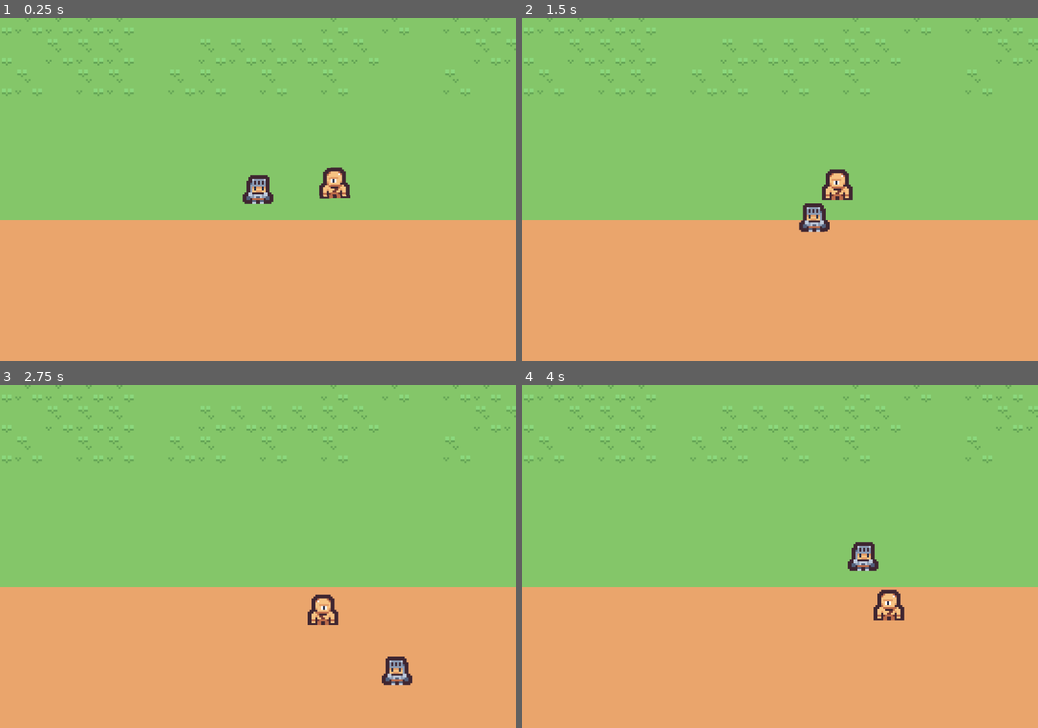
Above: before the commit, frames 1-4 (two rows, left to right).
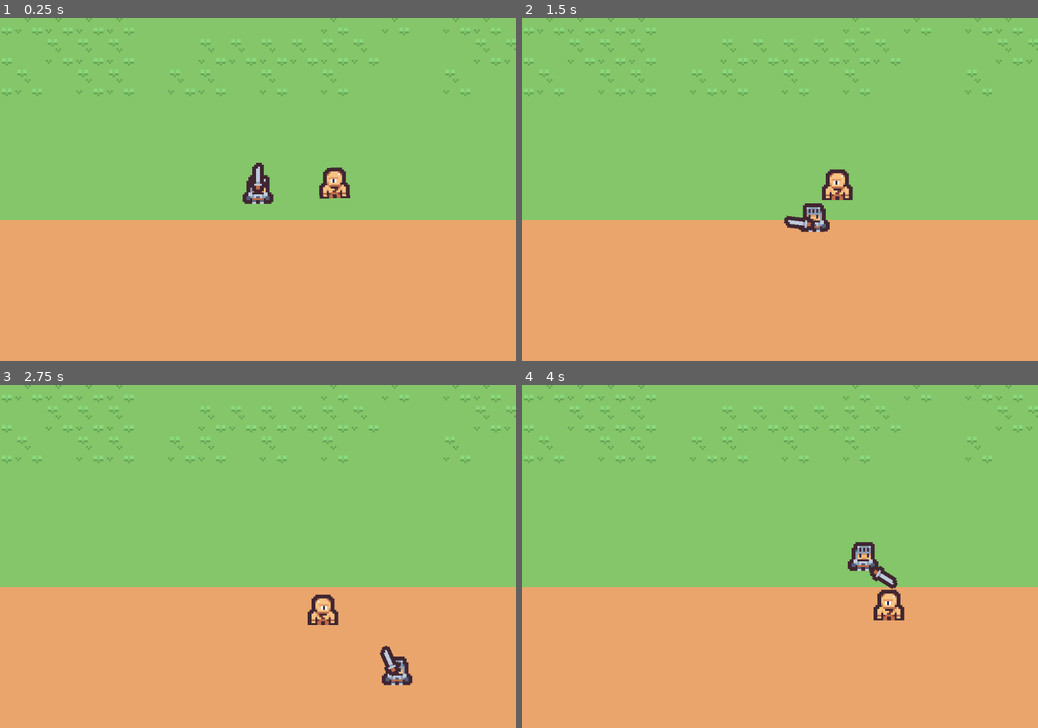
Above: after the commit, the same moments.

Repository: MohitWarrier/action-rpg
Game: Godot game, scene res://overworld.tscn
The game is run twice, just before and just after one commit, with the same random seed, the same clock (stepped at 60 frames per second) and the same inputs.
Inputs (mouse positions are in pixels of both pictures, inside the frame that each line leads up to):
- Up to frame 1 (0.25 s): no input
- Up to frame 2 (1.5 s): move the mouse to (893, 172) at 0.52 s; hold D (move_right) 0.53-1.28 s; click (893, 172) at 0.6 s; tap Enter at 1.25 s; move the mouse to (676, 206) at 1.27 s; hold S (move_down) from 1.28 s (still down); click (676, 206) at 1.35 s
- Up to frame 3 (2.75 s): move the mouse to (309, 481) at 2.02 s; release S (move_down) at 2.03 s; hold D (move_right) from 2.03 s (still down); click (309, 481) at 2.1 s
- Up to frame 4 (4 s): move the mouse to (754, 625) at 2.77 s; release D (move_right) at 2.78 s; hold W (move_up) 2.78-3.53 s; click (754, 625) at 2.85 s; move the mouse to (934, 607) at 3.52 s; hold A (move_left) from 3.53 s (still down); click (934, 607) at 3.6 s

The runs differ from the first frame. In frame 1, 0.2% of the frame differs, in the area x 48-52%, y 42-51%; in frame 2, 0.2%; in frame 3, 0.2%; in frame 4, 0.2%, in the area x 67-73%, y 52-60%.

Commit message:
Added a sword
Made some weapon scripts.
added a sword scene with simple jab attack animation

Diff:
--- /dev/null
+++ b/Scenes/Weapons/sword.tscn
@@ -0,0 +1,66 @@
+[gd_scene load_steps=7 format=3 uid="uid://njx75vipy5xj"]
+
+[ext_resource type="Script" uid="uid://nh7jsmvd3cwt" path="res://Scripts/Weapons/melee_weapon.gd" id="1_v4uo3"]
+[ext_resource type="Texture2D" uid="uid://y0wxnt6pofk3" path="res://Sprites/Items/Item_Sword.tres" id="2_x3ol0"]
+
+[sub_resource type="RectangleShape2D" id="RectangleShape2D_p0ssl"]
+size = Vector2(12, 6)
+
+[sub_resource type="Animation" id="Animation_u40xr"]
+length = 0.001
+tracks/0/type = "value"
+tracks/0/imported = false
+tracks/0/enabled = true
+tracks/0/path = NodePath("Sprite:position")
+tracks/0/interp = 1
+tracks/0/loop_wrap = true
+tracks/0/keys = {
+"times": PackedFloat32Array(0),
+"transitions": PackedFloat32Array(1),
+"update": 0,
+"values": [Vector2(10, 0)]
+}
+
+[sub_resource type="Animation" id="Animation_vldoy"]
+resource_name = "attack"
+length = 0.5
+tracks/0/type = "value"
+tracks/0/imported = false
+tracks/0/enabled = true
+tracks/0/path = NodePath("Sprite:position")
+tracks/0/interp = 1
+tracks/0/loop_wrap = true
+tracks/0/keys = {
+"times": PackedFloat32Array(0, 0.06666667, 0.16666667, 0.2, 0.3, 0.5),
+"transitions": PackedFloat32Array(1, 1, 1, 1, 1, 1),
+"update": 0,
+"values": [Vector2(10, 0), Vector2(8, 0), Vector2(8, 0), Vector2(14, 0), Vector2(14, 0), Vector2(10, 0)]
+}
+
+[sub_resource type="AnimationLibrary" id="AnimationLibrary_4op41"]
+_data = {
+&"RESET": SubResource("Animation_u40xr"),
+&"attack": SubResource("Animation_vldoy")
+}
+
+[node name="Sword" type="Node2D"]
+script = ExtResource("1_v4uo3")
+damage = 1
+hit_force = 100.0
+range = 30.0
+
+[node name="Sprite" type="Sprite2D" parent="."]
+position = Vector2(10, 0)
+rotation = 1.5707964
+texture = ExtResource("2_x3ol0")
+
+[node name="Hitbox" type="Area2D" parent="."]
+
+[node name="CollisionShape2D" type="CollisionShape2D" parent="Hitbox"]
+position = Vector2(15, 0)
+shape = SubResource("RectangleShape2D_p0ssl")
+
+[node name="AnimationPlayer" type="AnimationPlayer" parent="."]
+libraries = {
+&"": SubResource("AnimationLibrary_4op41")
+}
--- /dev/null
+++ b/Scripts/Character/character_weapons.gd
@@ -0,0 +1,33 @@
+class_name CharacterWeapons
+extends Node2D
+
+# enemies and players attack differently!
+
+@export var weapon_to_equip: PackedScene
+
+var current_weapon: Weapon
+
+@onready var character: Character = $".."
+
+
+func _ready() -> void:
+	if weapon_to_equip:
+		equip_weapon(weapon_to_equip)
+
+
+func equip_weapon(weapon: PackedScene) -> void:
+	# switch weapons
+	if current_weapon:
+		unequip_weapon()
+
+	current_weapon = weapon.instantiate()
+	add_child(current_weapon)
+	current_weapon.global_position = global_position
+	current_weapon.owner_character = character
+	current_weapon.equip()
+
+func unequip_weapon() -> void:
+	if not current_weapon:
+		return
+	current_weapon.unequip()
+	current_weapon.queue_free()
--- /dev/null
+++ b/Scripts/Character/player_weapons.gd
@@ -0,0 +1,12 @@
+class_name PlayerWeapons
+extends CharacterWeapons
+
+func _process(delta: float) -> void:
+	var mouse_pos: Vector2 = get_global_mouse_position()
+	var mouse_dir:Vector2 = global_position.direction_to(mouse_pos)
+
+	if current_weapon:
+		current_weapon.set_aim_direction(mouse_dir)
+
+		if Input.is_action_just_pressed("attack"):
+			current_weapon.try_use()
--- a/Scripts/Weapons/equip_item.gd
+++ b/Scripts/Weapons/equip_item.gd
@@ -1 +1,40 @@
-extends Node
+class_name EquipItem
+extends Node2D
+
+@export var use_rate: float = 0.5
+var last_use_time: float
+var aim_angle: float
+var owner_character: Character
+var can_use: bool = true
+
+func _process(delta: float) -> void:
+	global_rotation = lerp_angle(global_rotation, aim_angle, 40 * delta)
+
+
+func set_aim_direction(aim_direction: Vector2) -> void:
+	aim_angle = aim_direction.angle()
+
+
+func equip() -> void:
+	pass
+
+
+func unequip() -> void:
+	pass
+
+
+func try_use() -> bool:
+	if not can_use:
+		return false
+
+	# check if enough time has elapsed to use item again
+	if Time.get_unix_time_from_system() - last_use_time < use_rate:
+		return false
+
+	last_use_time = Time.get_unix_time_from_system()
+	use()
+	return true
+
+
+func use() -> void:
+	pass
--- /dev/null
+++ b/Scripts/Weapons/melee_weapon.gd
@@ -0,0 +1,17 @@
+class_name MeleeWeapon
+extends Weapon
+
+@export var damage: int
+@export var hit_force: float
+
+@onready var anim: AnimationPlayer = $AnimationPlayer
+@onready var hitbox: Area2D = $Hitbox
+
+
+# overriden method
+func use() -> void:
+	anim.play("attack")
+
+
+func detect_hits() -> void:
+	pass
--- /dev/null
+++ b/Scripts/Weapons/weapon.gd
@@ -0,0 +1,4 @@
+class_name Weapon
+extends EquipItem
+
+@export var range: float = 10
--- a/overworld.tscn
+++ b/overworld.tscn
@@ -1,11 +1,13 @@
-[gd_scene load_steps=8 format=4 uid="uid://bdm81g1ffafh8"]
+[gd_scene load_steps=10 format=4 uid="uid://bdm81g1ffafh8"]
 
 [ext_resource type="TileSet" uid="uid://bocodjrh6g07b" path="res://Sprites/Tilesets/overworld_tileset.tres" id="1_6jwp1"]
 [ext_resource type="Texture2D" uid="uid://d6eu6auofgw5" path="res://Sprites/Characters/Character_Knight.tres" id="2_v726c"]
 [ext_resource type="Script" uid="uid://dj7m0b5mnoe2a" path="res://Scripts/Character/player.gd" id="3_nyb65"]
 [ext_resource type="Script" uid="uid://d11yrst7bij23" path="res://Scripts/Character/character_visual.gd" id="4_824ie"]
+[ext_resource type="Script" uid="uid://ds0y0jg1awutw" path="res://Scripts/Character/player_weapons.gd" id="5_5xcxp"]
 [ext_resource type="Script" uid="uid://cspooyochquop" path="res://Scripts/Character/enemy.gd" id="5_m4qw5"]
 [ext_resource type="Texture2D" uid="uid://delaw40asu4s2" path="res://Sprites/Characters/Character_Cyclops.tres" id="6_87uyu"]
+[ext_resource type="PackedScene" uid="uid://njx75vipy5xj" path="res://Scenes/Weapons/sword.tscn" id="6_lgqhf"]
 
 [sub_resource type="CapsuleShape2D" id="CapsuleShape2D_v726c"]
 radius = 6.0
@@ -31,6 +33,11 @@
 [node name="CollisionShape2D" type="CollisionShape2D" parent="Player"]
 shape = SubResource("CapsuleShape2D_v726c")
 
+[node name="PlayerWeapons" type="Node2D" parent="Player"]
+position = Vector2(0, 4)
+script = ExtResource("5_5xcxp")
+weapon_to_equip = ExtResource("6_lgqhf")
+
 [node name="Camera2D" type="Camera2D" parent="."]
 zoom = Vector2(4, 4)
 
Not shown, added: Scripts/Character/character_weapons.gd.uid
Not shown, added: Scripts/Character/player_weapons.gd.uid
Not shown, added: Scripts/Weapons/melee_weapon.gd.uid
Not shown, added: Scripts/Weapons/weapon.gd.uid
